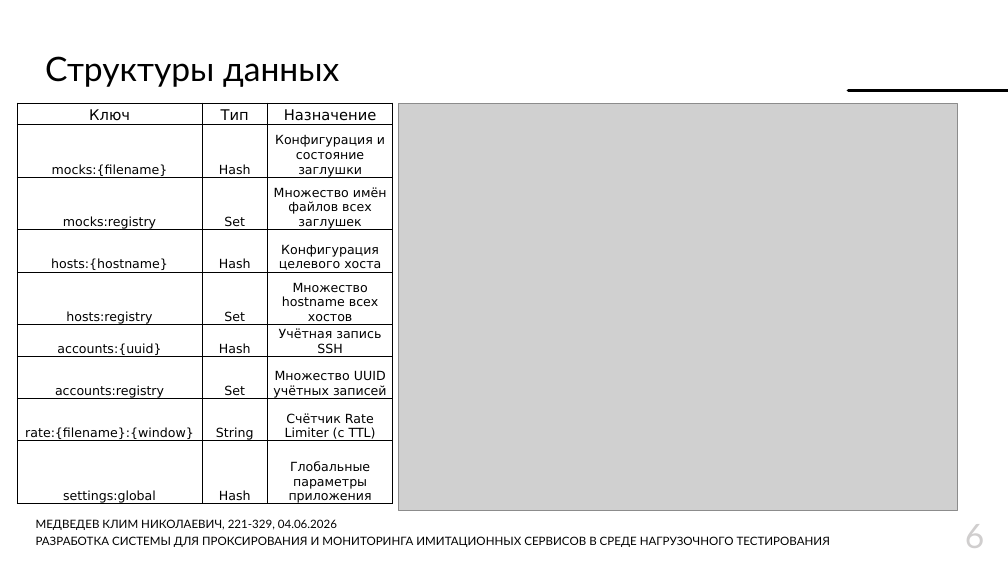
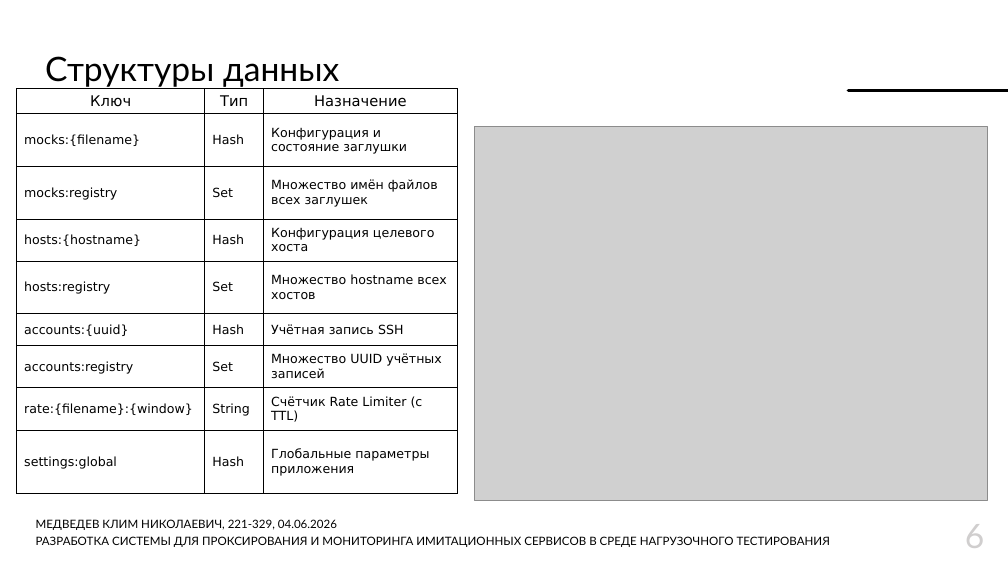
Before and after one commit to Lamardo43/educ-thesis, a slide deck: slide 6 of Thesis/docs/Презентация.pptx. Drawn at 1008x567 pixels with LibreOffice and Linux fonts; fonts in the diff are those of the drawing; grey boxes stand for pictures; background and template pictures are left out. Boxes give left, top, right and bottom in pixels: in the first picture for what was removed or moved away, otherwise in the second. Text is boxed around its words. In the diff, an @@ line names an element or a change of style, - is before the commit and + after.

```diff
--- a/Thesis/docs/Презентация.pptx
+++ b/Thesis/docs/Презентация.pptx
@@ table at bbox=[17, 88, 457, 493] @@
@@ alignment centre to left @@
@@ table: place and size @@
-table at bbox=[17, 103, 393, 508]
+table at bbox=[17, 88, 457, 493]
@@ picture: place and size @@
-picture at bbox=[399, 103, 958, 510]
+picture at bbox=[475, 127, 988, 501]
```
Also in this commit, not shown: 11 other files.
